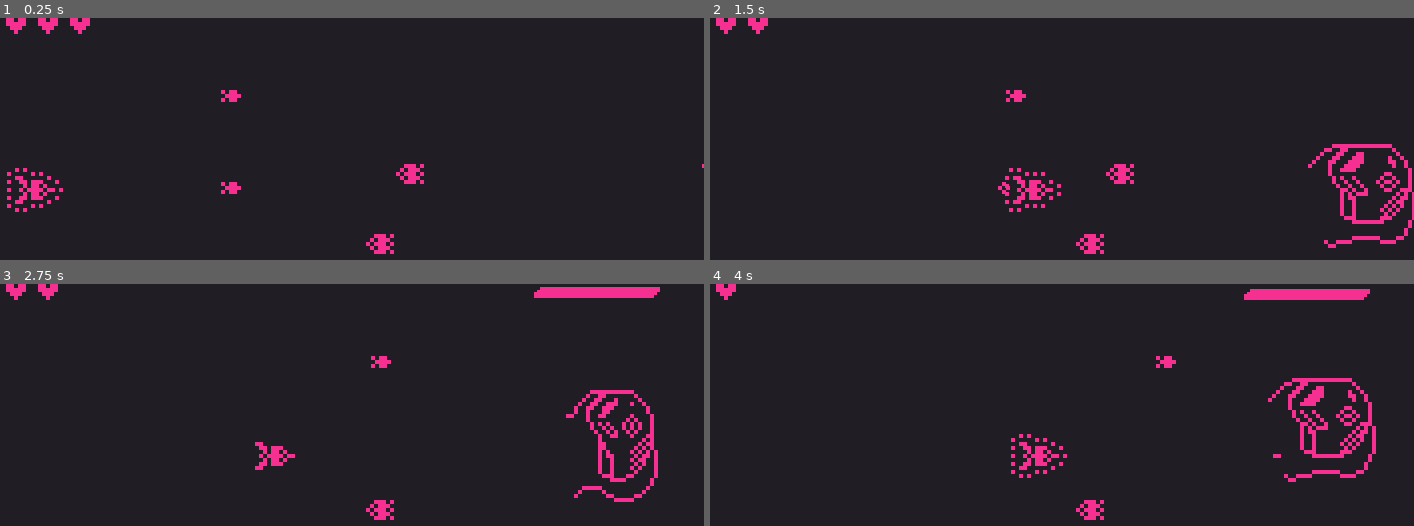
Above: before the commit, frames 1-4 (two rows, left to right).
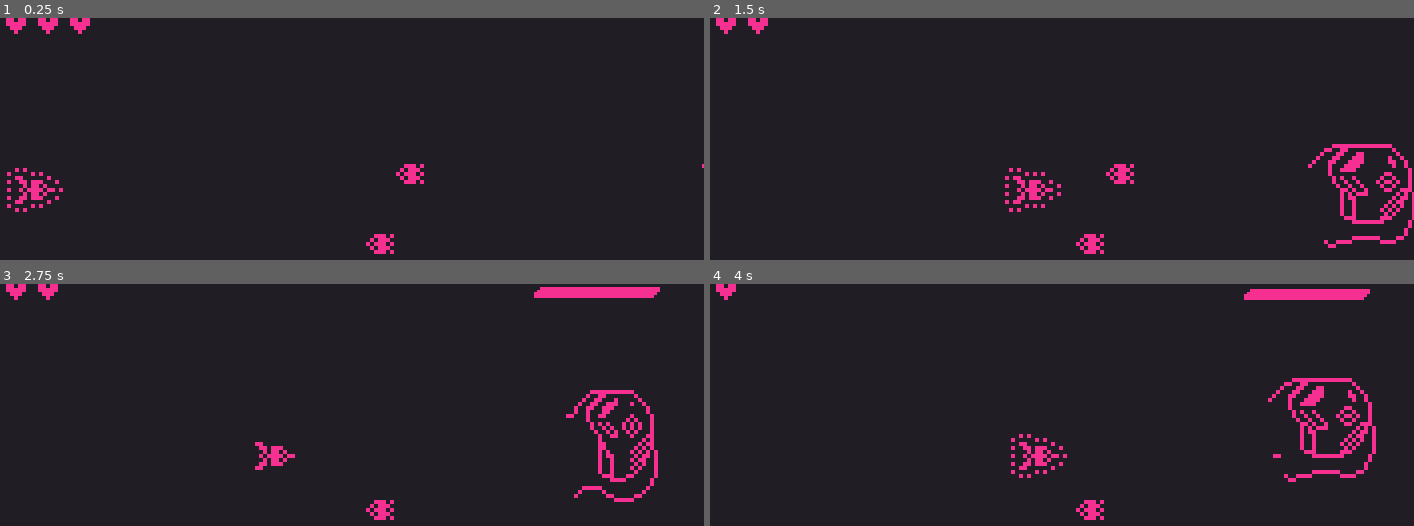
Above: after the commit, the same moments.

Repository: victor-romero-martinez/space-umpact
Game: Godot game, scene res://test/test_room.tscn
The game is run twice, just before and just after one commit, with the same random seed, the same clock (stepped at 60 frames per second) and the same inputs. This scene is started directly instead of the project's main scene.
Inputs:
- Up to frame 1 (0.25 s): no input
- Up to frame 2 (1.5 s): tap Enter (ui_accept) at 0.5, 0.77 s; hold Right (ui_right) from 0.53 s (still down)
- Up to frame 3 (2.75 s): tap Enter (ui_accept) at 1.52 s; release Right (ui_right) at 2.03 s; hold Left (ui_left) from 2.03 s (still down)
- Up to frame 4 (4 s): release Left (ui_left) at 2.78 s; hold Right (ui_right) from 2.78 s (still down); tap Enter (ui_accept) at 3.02, 3.77 s

The runs differ from the first frame. In frame 1, 0.2% of the frame differs, in the area x 31-35%, y 29-73%; in frame 2, 0.1%; in frame 3, less than 0.1%; in frame 4, less than 0.1%.

Commit message:
update: collitionshape

Diff:
--- a/entities/boss.tscn
+++ b/entities/boss.tscn
@@ -1,7 +1,6 @@
-[gd_scene load_steps=6 format=3 uid="uid://2s814b5rdr10"]
+[gd_scene load_steps=5 format=3 uid="uid://2s814b5rdr10"]
 
 [ext_resource type="Script" path="res://scripts/enemy/boss.gd" id="1_l86ic"]
-[ext_resource type="PackedScene" uid="uid://cwj4d2ay65k5w" path="res://scenes/utilities/bullet.tscn" id="2_smons"]
 [ext_resource type="PackedScene" uid="uid://b4ag2vyg2jj2y" path="res://scenes/utilities/explotion.tscn" id="3_jh1xv"]
 [ext_resource type="PackedScene" uid="uid://by7lrbpcv54q0" path="res://scenes/utilities/enemy_health_box.tscn" id="4_0xqel"]
 [ext_resource type="PackedScene" uid="uid://dh3wvochtm054" path="res://scenes/utilities/enemy_hit_box.tscn" id="5_y41on"]
@@ -10,14 +9,9 @@
 collision_layer = 0
 collision_mask = 0
 script = ExtResource("1_l86ic")
-bullet_scene = ExtResource("2_smons")
 explotion_scene = ExtResource("3_jh1xv")
 
 [node name="AnimatedSprite2D" type="AnimatedSprite2D" parent="."]
-
-[node name="CollisionShape2D" type="CollisionShape2D" parent="."]
-position = Vector2(2, -2)
-debug_color = Color(0.679218, 0.327654, 0.955027, 0.42)
 
 [node name="EnemyHealthBox" parent="." instance=ExtResource("4_0xqel")]
 visible = false
--- a/test/test_room.tscn
+++ b/test/test_room.tscn
@@ -1,11 +1,10 @@
-[gd_scene load_steps=8 format=3 uid="uid://cf75tmh3rpht1"]
+[gd_scene load_steps=7 format=3 uid="uid://cf75tmh3rpht1"]
 
 [ext_resource type="Script" path="res://test/test_room.gd" id="1_odhxs"]
 [ext_resource type="PackedScene" uid="uid://73nbxcjdyc8b" path="res://scenes/utilities/hud_health.tscn" id="1_qhkwd"]
 [ext_resource type="PackedScene" uid="uid://dmb1acg6lojr5" path="res://control/menu_pause.tscn" id="2_51vey"]
 [ext_resource type="PackedScene" uid="uid://ncfavua7kjnn" path="res://scenes/player.tscn" id="2_b2s5v"]
 [ext_resource type="PackedScene" uid="uid://dxdtonhgxyoh8" path="res://levels/level_1/boss_chunk.tscn" id="5_7qg75"]
-[ext_resource type="PackedScene" uid="uid://b6o73s0pkyk7x" path="res://scenes/utilities/rocket.tscn" id="6_gj27c"]
 [ext_resource type="PackedScene" uid="uid://3jrsb7a53rbs" path="res://scenes/enemies/enemy_3.tscn" id="7_mlwkf"]
 
 [node name="TestRoom" type="Node2D"]
@@ -50,12 +49,6 @@
 [node name="BossChunk" parent="." instance=ExtResource("5_7qg75")]
 metadata/_edit_lock_ = true
 
-[node name="Rocket" parent="." instance=ExtResource("6_gj27c")]
-position = Vector2(108, 85)
-
-[node name="Rocket2" parent="." instance=ExtResource("6_gj27c")]
-position = Vector2(108, 39)
-
 [node name="Enemy3" parent="." instance=ExtResource("7_mlwkf")]
 position = Vector2(191, 113)
 
